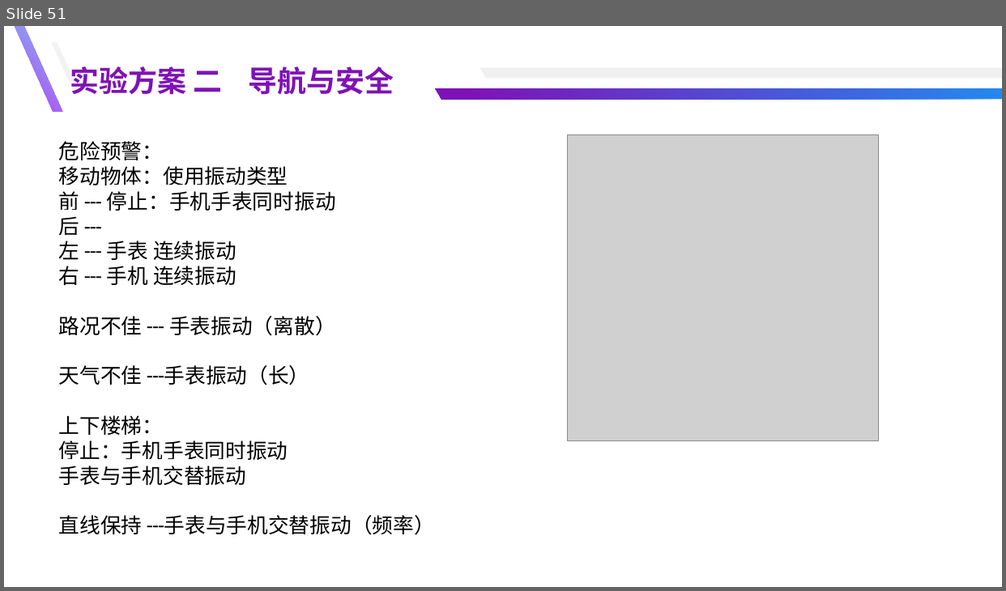
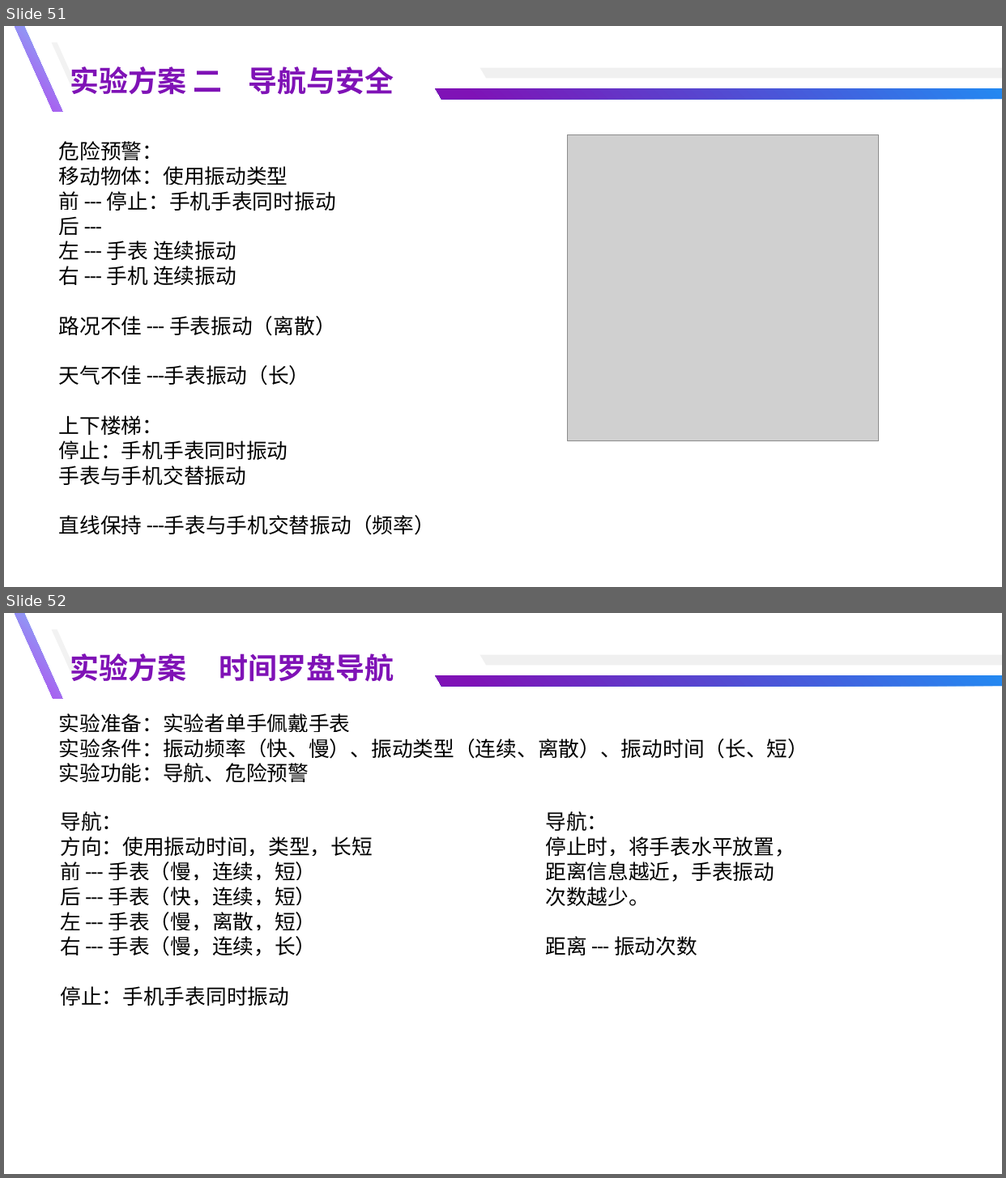
Before and after one commit to yuyongsong/Paper, a slide deck: 总结汇报-余泳松.pptx. Shown one above the other, each under a label of ours: slide 51 before the commit, slides 51 and 52 after it. The pictures are 1006x591 and 1006x1178 pixels, drawn with LibreOffice and Linux fonts; fonts in the diff are those of the drawing; grey boxes stand for pictures. Boxes give left, top, right and bottom in pixels: in the first picture for what was removed or moved away, otherwise in the second. Text is boxed around its words. In the diff, an @@ line names an element or a change of style, - is before the commit and + after.

```diff
--- a/总结汇报-余泳松.pptx
+++ b/总结汇报-余泳松.pptx
@@ slide 52 added at [4,613,1002,1174], background #FFFFFF @@
@@ freeform shape added at [15,613,62,699], fill gradient #81BDF8 to #B543ED @@
@@ freeform shape added at [52,629,80,679], fill #F2F2F2 @@
@@ text added at [70,653,394,682], 28 pt, text #7F12B6, bold @@
+实验方案 时间罗盘导航
@@ freeform shape added at [480,655,1002,666], fill #F0F0F0 @@
@@ freeform shape added at [435,676,1002,687], fill gradient #228AF2 to #7F12B6 @@
@@ text added at [59,713,808,782], 20 pt, text #000000 @@
+实验准备：实验者单手佩戴手表
+实验条件：振动频率（快、慢）、振动类型（连续、离散）、振动时间（长、短）
+实验功能：导航、危险预警
@@ text added at [60,811,373,1006], 20 pt, text #000000 @@
+导航：
+方向：使用振动时间，类型，长短
+前 --- 手表（慢，连续，短）
+后 --- 手表（快，连续，短）
+左 --- 手表（慢，离散，短）
+右 --- 手表（慢，连续，长）
+停止：手机手表同时振动
@@ text added at [545,811,795,956], 20 pt, text #000000 @@
+导航：
+停止时，将手表水平放置，距离信息越近，手表振动次数越少。
+距离 --- 振动次数
```
Also in this commit, not shown: 1 slide changed, 4 other slides added, 1 other file.
